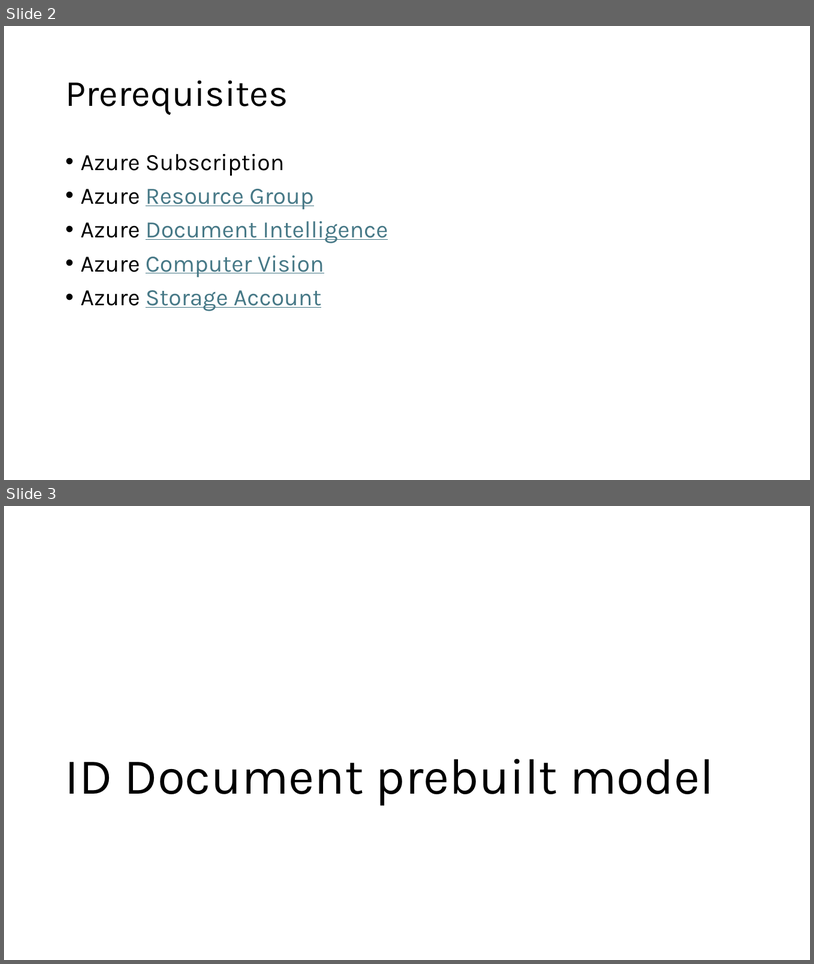
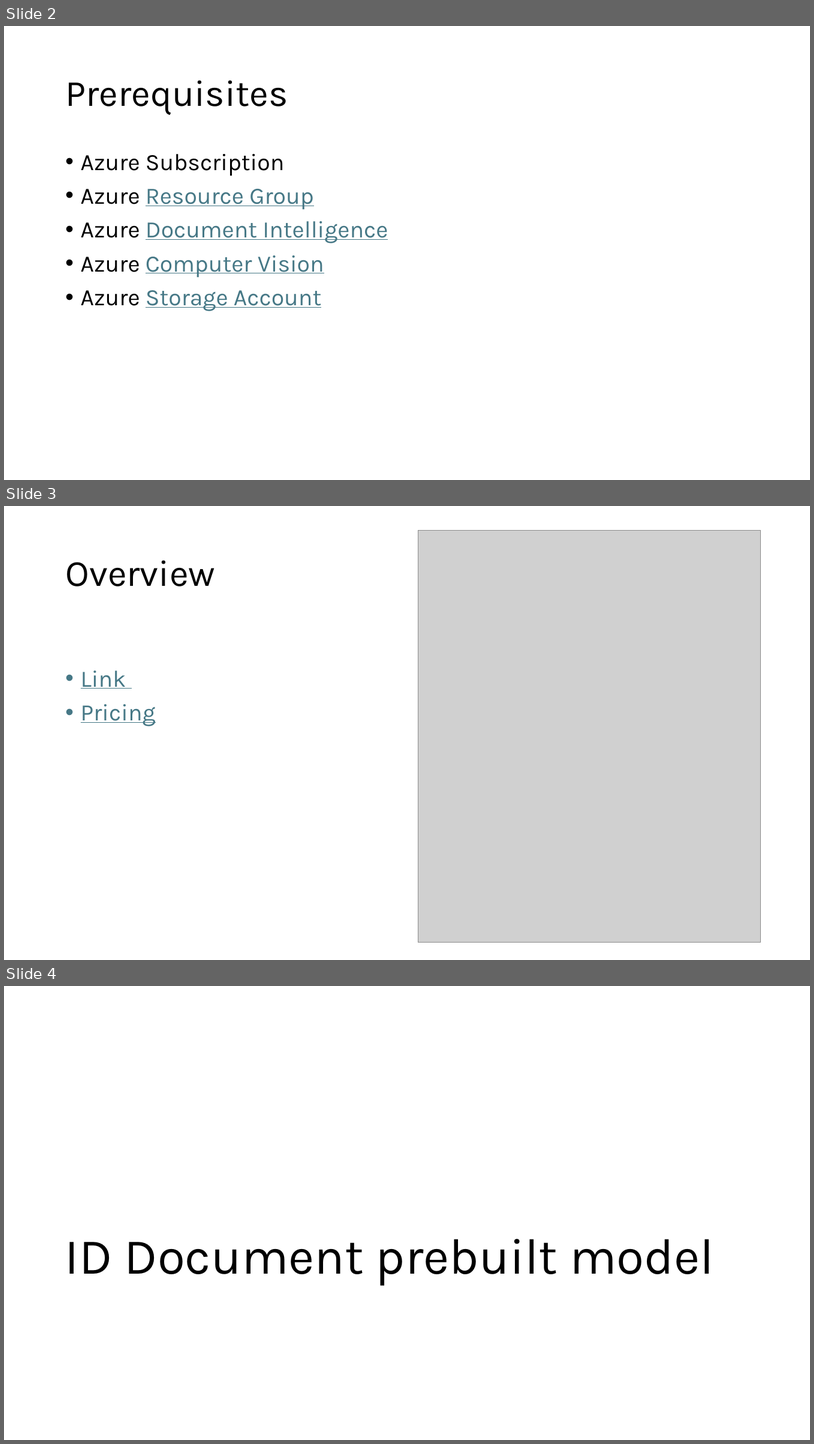
Before and after one commit to peterperov/DocumentIntelligence, a slide deck: Document OCR Demo.pptx. Shown one above the other, each under a label of ours: slides 2 and 3 before the commit, slides 2, 3 and 4 after it. The pictures are 814x964 and 814x1444 pixels, drawn with LibreOffice and Linux fonts; fonts in the diff are those of the drawing; grey boxes stand for pictures. Boxes give left, top, right and bottom in pixels: in the first picture for what was removed or moved away, otherwise in the second. Text is boxed around its words. In the diff, an @@ line names an element or a change of style, - is before the commit and + after.

```diff
--- a/Document OCR Demo.pptx
+++ b/Document OCR Demo.pptx
@@ slide 3 added at bbox=[4, 506, 810, 960], background #FFFFFF @@
@@ picture added at bbox=[419, 530, 761, 942] @@
@@ title added at bbox=[65, 560, 215, 586], 44 pt, text #000000 @@
+Overview
@@ text added at bbox=[81, 670, 156, 726], 28 pt, text #467886, underline @@
+• Link
+• Pricing
@@ what was slide 3 is now slide 4 @@
```
Also in this commit, not shown: 1 other file.
